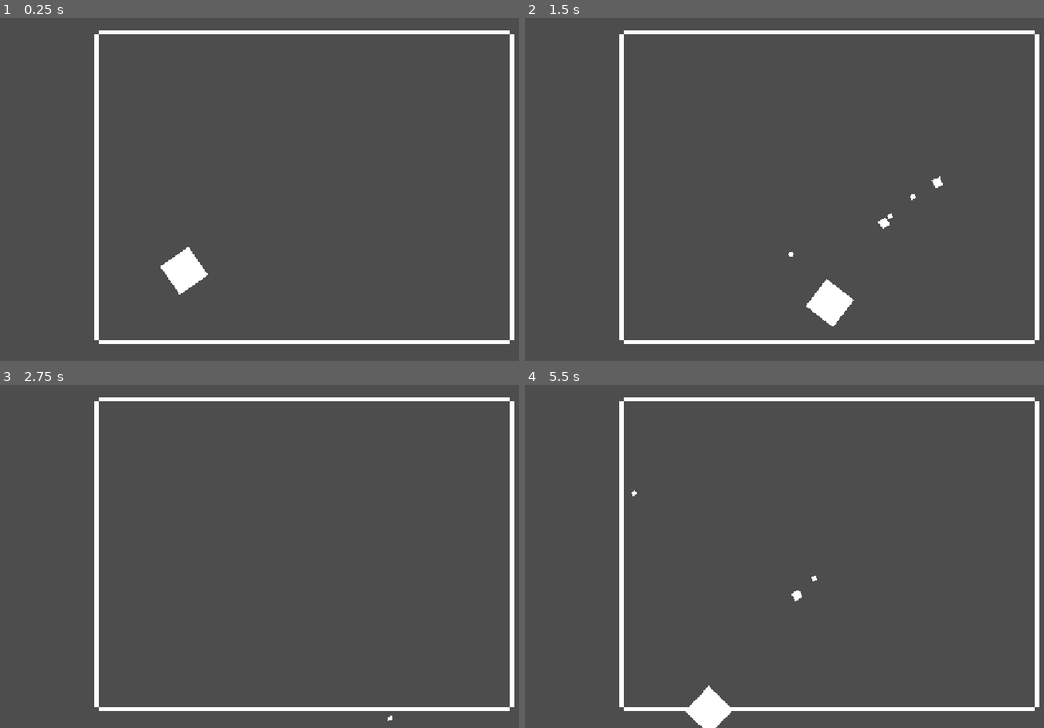
Above: before the commit, frames 1-4 (two rows, left to right).
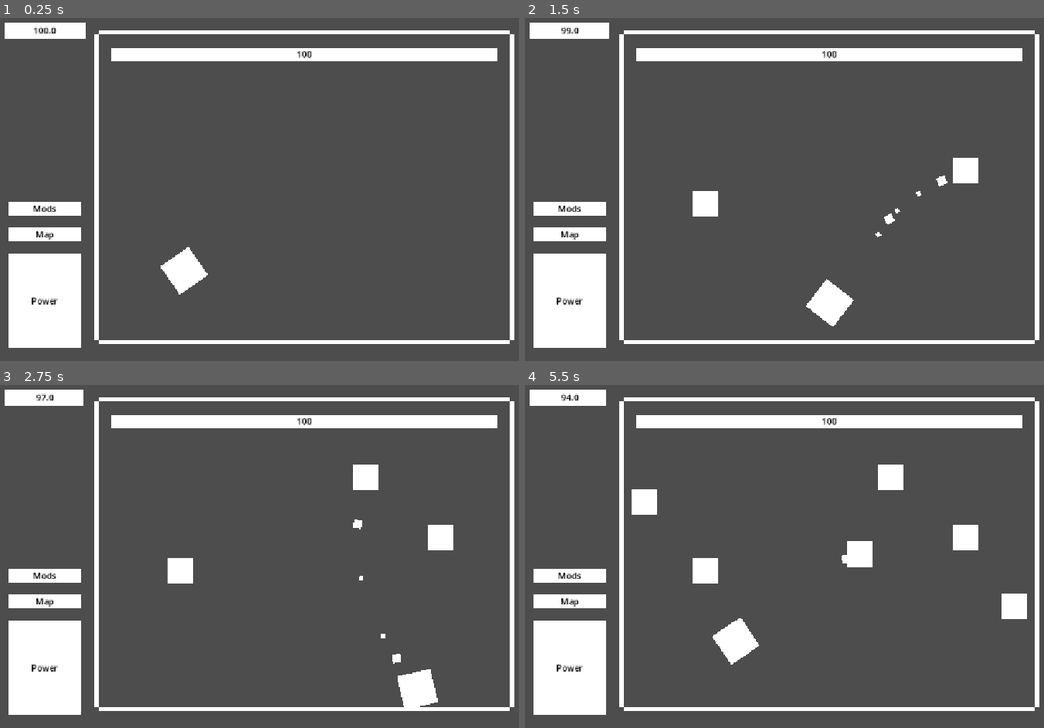
Above: after the commit, the same moments.

Repository: Jason-Lin450/P0W3RSH0T
Game: Godot game, scene res://Scenes/level.tscn
Same seed, same stepped clock (60 frames per second), same inputs: the game is played once before the commit and once after it.
Inputs (mouse positions are in pixels of both pictures, inside the frame that each line leads up to):
- Up to frame 1 (0.25 s): no input
- Up to frame 2 (1.5 s): tap Enter at 0.5 s; move the mouse to (966, 168) at 0.52 s; hold D (right) 0.53-1.28 s; tap E (autofire) at 0.6 s; tap T (test, bound only after the commit) at 0.8, 1.35 s; move the mouse to (706, 203) at 1.27 s; hold S (down) from 1.28 s (still down)
- Up to frame 3 (2.75 s): tap E (autofire) at 1.55, 2.1 s; move the mouse to (368, 477) at 2.02 s; release S (down) at 2.03 s; hold D (right) from 2.03 s (still down); tap T (test, bound only after the commit) at 2.3 s
- Up to frame 4 (5.5 s): move the mouse to (800, 625) at 2.77 s; release D (right) at 2.78 s; hold W (up) 2.78-3.53 s; tap Space (shoot) at 2.85 s; tap E (autofire) at 3.05, 4.55, 5.1 s; move the mouse to (1012, 607) at 3.52 s; hold Shift (subshoot) 3.53-4.28 s; hold A (left) 3.53-5.03 s; tap T (test, bound only after the commit) at 3.8, 4.35, 5.3 s; move the mouse to (644, 501) at 4.27 s; move the mouse to (862, 553) at 5.02 s; hold S (down) from 5.03 s (still down)

The runs differ from the first frame. In frame 1, 8.5% of the frame differs, in the area x 0-96%, y 1-97%; in frame 2, 9.4%; in frame 3, 10%; in frame 4, 12%, in the area x 0-97%, y 1-100%.

Commit message:
ui

Diff:
--- a/Scenes/borders.tscn
+++ b/Scenes/borders.tscn
@@ -15,7 +15,7 @@
 
 [node name="TopBorderLeft" type="StaticBody2D" parent="." unique_id=718810253]
 collision_layer = 2
-collision_mask = 13
+collision_mask = 29
 
 [node name="TopBorderLeftHB" type="CollisionShape2D" parent="TopBorderLeft" unique_id=434042924]
 position = Vector2(384, 36)
@@ -30,7 +30,7 @@
 
 [node name="TopBorderRight" type="StaticBody2D" parent="." unique_id=412502404]
 collision_layer = 2
-collision_mask = 13
+collision_mask = 29
 
 [node name="TopBorderRightHB" type="CollisionShape2D" parent="TopBorderRight" unique_id=641538931]
 position = Vector2(768, 36)
@@ -45,7 +45,7 @@
 
 [node name="BottomBorderLeft" type="StaticBody2D" parent="." unique_id=1564538574]
 collision_layer = 2
-collision_mask = 13
+collision_mask = 29
 
 [node name="BottomBorderLeftHB" type="CollisionShape2D" parent="BottomBorderLeft" unique_id=1016735544]
 position = Vector2(384, 612)
@@ -60,7 +60,7 @@
 
 [node name="BottomBorderRight" type="StaticBody2D" parent="." unique_id=1693802079]
 collision_layer = 2
-collision_mask = 13
+collision_mask = 29
 
 [node name="BottomBorderRightHB" type="CollisionShape2D" parent="BottomBorderRight" unique_id=329989004]
 position = Vector2(768, 612)
@@ -75,7 +75,7 @@
 
 [node name="LeftBorderTop" type="StaticBody2D" parent="." unique_id=402253517]
 collision_layer = 2
-collision_mask = 13
+collision_mask = 29
 
 [node name="LeftBorderTopHB" type="CollisionShape2D" parent="LeftBorderTop" unique_id=1160576106]
 position = Vector2(188.00002, 184)
@@ -90,7 +90,7 @@
 
 [node name="RightBorderTop" type="StaticBody2D" parent="." unique_id=1999602770]
 collision_layer = 2
-collision_mask = 13
+collision_mask = 29
 
 [node name="RightBorderTopHB" type="CollisionShape2D" parent="RightBorderTop" unique_id=114315227]
 position = Vector2(964, 184)
@@ -105,7 +105,7 @@
 
 [node name="LeftBorderBottom" type="StaticBody2D" parent="." unique_id=73543228]
 collision_layer = 2
-collision_mask = 13
+collision_mask = 29
 
 [node name="LeftBorderBottomHB" type="CollisionShape2D" parent="LeftBorderBottom" unique_id=670194223]
 position = Vector2(188, 464)
@@ -120,7 +120,7 @@
 
 [node name="RightBorderBottom" type="StaticBody2D" parent="." unique_id=528766325]
 collision_layer = 2
-collision_mask = 13
+collision_mask = 29
 
 [node name="RightBorderBottomHB" type="CollisionShape2D" parent="RightBorderBottom" unique_id=1557711903]
 position = Vector2(964, 464)
--- /dev/null
+++ b/Scenes/encounter_ui_2.gd
@@ -0,0 +1,24 @@
+extends CanvasLayer
+
+@onready var PlayerHealthBar := $PlayerHealthBar
+@onready var PlayerHealth := $PlayerHealthBar/PlayerHealth
+@onready var EnemyHealthBar := $EnemyHealthBar
+@onready var EnemyHealth := $EnemyHealthBar/EnemyHealth
+@onready var PowerIcon := $PowerIcon
+@onready var MapIcon := $MapIcon
+@onready var ModsIcon := $ModsIcon
+
+func _ready() -> void:
+	PlayerHealthBar.value = 100
+	PlayerHealth.text = str(PlayerHealthBar.value)
+	PlayerHealthBar.position = Vector2(16, 16)
+	EnemyHealthBar.position = Vector2(216, 64)
+	PowerIcon.position = Vector2(24, 448)
+	MapIcon.position = Vector2(24, 400)
+	ModsIcon.position = Vector2(24, 352)
+
+
+func _process(delta: float) -> void:
+	PlayerHealth.text = str(PlayerHealthBar.value)
+	if Input.is_action_just_pressed("autofire"):
+		PlayerHealthBar.value -= 1
--- /dev/null
+++ b/Scenes/enemy.gd
@@ -0,0 +1,4 @@
+extends CharacterBody2D
+
+func _physics_process(delta: float) -> void:
+	move_and_collide(Vector2())
--- /dev/null
+++ b/Scenes/enemy.tscn
@@ -0,0 +1,20 @@
+[gd_scene format=3 uid="uid://cd4e6lfjkdno5"]
+
+[ext_resource type="Script" uid="uid://dmopc7nsatnhi" path="res://Scenes/enemy.gd" id="1_hghv2"]
+
+[sub_resource type="CircleShape2D" id="CircleShape2D_gw16p"]
+radius = 24.0
+
+[sub_resource type="CanvasTexture" id="CanvasTexture_j6gam"]
+
+[node name="Enemy" type="CharacterBody2D" unique_id=289737745]
+collision_layer = 16
+collision_mask = 31
+script = ExtResource("1_hghv2")
+
+[node name="EnemyHB" type="CollisionShape2D" parent="." unique_id=1590692266]
+shape = SubResource("CircleShape2D_gw16p")
+
+[node name="Sprite2D" type="Sprite2D" parent="." unique_id=1204613453]
+scale = Vector2(48, 48)
+texture = SubResource("CanvasTexture_j6gam")
--- a/Scenes/level.gd
+++ b/Scenes/level.gd
@@ -3,8 +3,10 @@
 @onready var Player := $Player
 @onready var Projectiles := $Projectiles
 @onready var SubProjectiles := $SubProjectiles
+@onready var Enemies := $Enemies
 var projectile_scene: PackedScene = load("res://Scenes/projectile.tscn")
 var sub_projectile_scene: PackedScene = load("res://Scenes/sub_projectile.tscn")
+var enemy_scene: PackedScene = load("res://Scenes/enemy.tscn")
 
 func _ready() -> void:
 	Player.position = Vector2(352, 480)
@@ -12,7 +14,11 @@
 	Player.connect('subshoot', _on_player_sub_shoot)
 
 func _process(delta: float) -> void:
-	pass
+
+	if Input.is_action_just_pressed("test"):
+		var enemy = enemy_scene.instantiate()
+		Enemies.add_child(enemy)
+		enemy.position = get_global_mouse_position()
 
 func _on_player_shoot(pos, ang) -> void:
 	var projectile = projectile_scene.instantiate()
--- a/Scenes/level.tscn
+++ b/Scenes/level.tscn
@@ -3,6 +3,7 @@
 [ext_resource type="Script" uid="uid://7qt8yawbqu03" path="res://Scenes/level.gd" id="1_6phgx"]
 [ext_resource type="PackedScene" uid="uid://bo4opnevbgyhh" path="res://Scenes/player.tscn" id="1_k5f4k"]
 [ext_resource type="PackedScene" uid="uid://dpesq5smo2ln2" path="res://Scenes/borders.tscn" id="2_6phgx"]
+[ext_resource type="PackedScene" uid="uid://bfrx8tmam0yrp" path="res://Scenes/level_ui.tscn" id="4_81xng"]
 
 [node name="Level" type="Node2D" unique_id=1621707310]
 script = ExtResource("1_6phgx")
@@ -12,6 +13,10 @@
 
 [node name="Borders" parent="." unique_id=242374955 instance=ExtResource("2_6phgx")]
 
+[node name="LevelUI" parent="." unique_id=1982443914 instance=ExtResource("4_81xng")]
+
 [node name="Projectiles" type="Node2D" parent="." unique_id=208501109]
 
 [node name="SubProjectiles" type="Node2D" parent="." unique_id=1745079468]
+
+[node name="Enemies" type="Node2D" parent="." unique_id=1839977607]
--- /dev/null
+++ b/Scenes/level_ui.tscn
@@ -0,0 +1,151 @@
+[gd_scene format=3 uid="uid://bfrx8tmam0yrp"]
+
+[ext_resource type="Script" uid="uid://by84tobhbkd35" path="res://Scenes/encounter_ui_2.gd" id="1_gw16p"]
+
+[sub_resource type="CanvasTexture" id="CanvasTexture_wqkje"]
+
+[sub_resource type="CanvasTexture" id="CanvasTexture_j6gam"]
+
+[node name="LevelUI" type="CanvasLayer" unique_id=1982443914]
+script = ExtResource("1_gw16p")
+
+[node name="PlayerHealthBar" type="TextureProgressBar" parent="." unique_id=2062239731]
+offset_left = 16.0
+offset_top = 16.0
+offset_right = 168.0
+offset_bottom = 48.0
+value = 100.0
+nine_patch_stretch = true
+texture_progress = SubResource("CanvasTexture_wqkje")
+
+[node name="PlayerHealth" type="Label" parent="PlayerHealthBar" unique_id=676611480]
+layout_mode = 1
+anchors_preset = 8
+anchor_left = 0.5
+anchor_top = 0.5
+anchor_right = 0.5
+anchor_bottom = 0.5
+offset_left = -76.0
+offset_top = -16.0
+offset_right = 76.0
+offset_bottom = 16.0
+grow_horizontal = 2
+grow_vertical = 2
+theme_override_colors/font_color = Color(0, 0, 0, 1)
+text = "100"
+horizontal_alignment = 1
+vertical_alignment = 1
+
+[node name="EnemyHealthBar" type="TextureProgressBar" parent="." unique_id=927978387]
+offset_left = 216.0
+offset_top = 64.0
+offset_right = 936.0
+offset_bottom = 88.0
+value = 100.0
+nine_patch_stretch = true
+texture_progress = SubResource("CanvasTexture_wqkje")
+
+[node name="EnemyHealth" type="Label" parent="EnemyHealthBar" unique_id=384591254]
+layout_mode = 1
+anchors_preset = 8
+anchor_left = 0.5
+anchor_top = 0.5
+anchor_right = 0.5
+anchor_bottom = 0.5
+offset_left = -76.0
+offset_top = -16.0
+offset_right = 76.0
+offset_bottom = 16.0
+grow_horizontal = 2
+grow_vertical = 2
+theme_override_colors/font_color = Color(0, 0, 0, 1)
+text = "100"
+horizontal_alignment = 1
+vertical_alignment = 1
+
+[node name="PowerIcon" type="TextureRect" parent="." unique_id=39221995]
+anchors_preset = 2
+anchor_top = 1.0
+anchor_bottom = 1.0
+offset_left = 24.0
+offset_top = -200.0
+offset_right = 160.0
+offset_bottom = -24.0
+grow_vertical = 0
+texture = SubResource("CanvasTexture_j6gam")
+
+[node name="Power" type="Label" parent="PowerIcon" unique_id=859388433]
+layout_mode = 1
+anchors_preset = 8
+anchor_left = 0.5
+anchor_top = 0.5
+anchor_right = 0.5
+anchor_bottom = 0.5
+offset_left = -68.0
+offset_top = -12.0
+offset_right = 68.0
+offset_bottom = 12.0
+grow_horizontal = 2
+grow_vertical = 2
+theme_override_colors/font_color = Color(0, 0, 0, 1)
+text = "Power"
+horizontal_alignment = 1
+vertical_alignment = 1
+
+[node name="MapIcon" type="TextureRect" parent="." unique_id=1425038770]
+anchors_preset = 2
+anchor_top = 1.0
+anchor_bottom = 1.0
+offset_left = 24.0
+offset_top = -248.0
+offset_right = 160.0
+offset_bottom = -224.0
+grow_vertical = 0
+texture = SubResource("CanvasTexture_j6gam")
+
+[node name="Map" type="Label" parent="MapIcon" unique_id=177331065]
+layout_mode = 1
+anchors_preset = 8
+anchor_left = 0.5
+anchor_top = 0.5
+anchor_right = 0.5
+anchor_bottom = 0.5
+offset_left = -68.0
+offset_top = -12.0
+offset_right = 68.0
+offset_bottom = 12.0
+grow_horizontal = 2
+grow_vertical = 2
+theme_override_colors/font_color = Color(0, 0, 0, 1)
+text = "Map"
+horizontal_alignment = 1
+vertical_alignment = 1
+
+[node name="ModsIcon" type="TextureRect" parent="." unique_id=454239056]
+anchors_preset = 2
+anchor_top = 1.0
+anchor_bottom = 1.0
+offset_left = 24.0
+offset_top = -296.0
+offset_right = 160.0
+offset_bottom = -272.0
+grow_vertical = 0
+texture = SubResource("CanvasTexture_j6gam")
+
+[node name="Mods" type="Label" parent="ModsIcon" unique_id=1843932797]
+layout_mode = 1
+anchors_preset = 8
+anchor_left = 0.5
+anchor_top = 0.5
+anchor_right = 0.5
+anchor_bottom = 0.5
+offset_left = -68.0
+offset_top = -12.0
+offset_right = 68.0
+offset_bottom = 12.0
+grow_horizontal = 2
+grow_vertical = 2
+theme_override_colors/font_color = Color(0, 0, 0, 1)
+text = "Mods"
+horizontal_alignment = 1
+vertical_alignment = 1
--- a/Scenes/player.tscn
+++ b/Scenes/player.tscn
@@ -8,6 +8,7 @@
 [sub_resource type="CanvasTexture" id="CanvasTexture_j6gam"]
 
 [node name="Player" type="CharacterBody2D" unique_id=1981473793]
+collision_mask = 18
 script = ExtResource("1_4flbx")
 
 [node name="PlayerHB" type="CollisionShape2D" parent="." unique_id=1424638099]
--- a/Scenes/projectile.tscn
+++ b/Scenes/projectile.tscn
@@ -9,7 +9,7 @@
 
 [node name="Projectile" type="Area2D" unique_id=1227454471]
 collision_layer = 4
-collision_mask = 2
+collision_mask = 18
 script = ExtResource("1_a85iw")
 
 [node name="ProjectileHB" type="CollisionShape2D" parent="." unique_id=598355756]
--- a/Scenes/sub_projectile.gd
+++ b/Scenes/sub_projectile.gd
@@ -8,5 +8,8 @@
 func _process(delta: float) -> void:
 	position += transform.x * speed * delta * 1/scale
 
-func _on_body_entered(body: StaticBody2D) -> void:
-	queue_free()
+func _on_body_entered(body: Node2D) -> void:
+	if body is StaticBody2D:
+		queue_free()
+	elif body is CharacterBody2D:
+		queue_free()
--- a/Scenes/sub_projectile.tscn
+++ b/Scenes/sub_projectile.tscn
@@ -9,7 +9,7 @@
 
 [node name="SubProjectile" type="Area2D" unique_id=1730780486]
 collision_layer = 8
-collision_mask = 2
+collision_mask = 18
 script = ExtResource("1_la004")
 
 [node name="SubProjectileHB" type="CollisionShape2D" parent="." unique_id=373053319]
--- a/Scripts/player.gd
+++ b/Scripts/player.gd
@@ -17,7 +17,7 @@
 	ProjectileTimer.start()
 	SubProjectileTimer.start()
 
-func _process(delta: float) -> void:
+func _physics_process(delta: float) -> void:
 	look_at(get_global_mouse_position())
 
 	var direction = Input.get_vector("left","right","up","down")
--- a/Scripts/projectile.gd
+++ b/Scripts/projectile.gd
@@ -8,5 +8,8 @@
 func _process(delta: float) -> void:
 	position += transform.x * speed * delta * 1/scale
 
-func _on_body_entered(body: StaticBody2D) -> void:
-	queue_free()
+func _on_body_entered(body: Node2D) -> void:
+	if body is StaticBody2D:
+		queue_free()
+	elif body is CharacterBody2D:
+		queue_free()
--- a/project.godot
+++ b/project.godot
@@ -57,6 +57,11 @@
 "events": [Object(InputEventKey,"resource_local_to_scene":false,"resource_name":"","device":-1,"window_id":0,"alt_press …(195 unchanged characters)…
 ]
 }
+test={
+"deadzone": 0.2,
+"events": [Object(InputEventKey,"resource_local_to_scene":false,"resource_name":"","device":-1,"window_id":0,"alt_pressed":false,"shift_pressed":false,"ctrl_pressed":false,"meta_pressed":false,"pressed":false,"keycode":0,"physical_keycode":84,"key_label":0,"unicode":116,"location":0,"echo":false,"script":null)
+]
+}
 
 [physics]
 
Not shown, added: Scenes/encounter_ui_2.gd.uid
Not shown, added: Scenes/enemy.gd.uid
